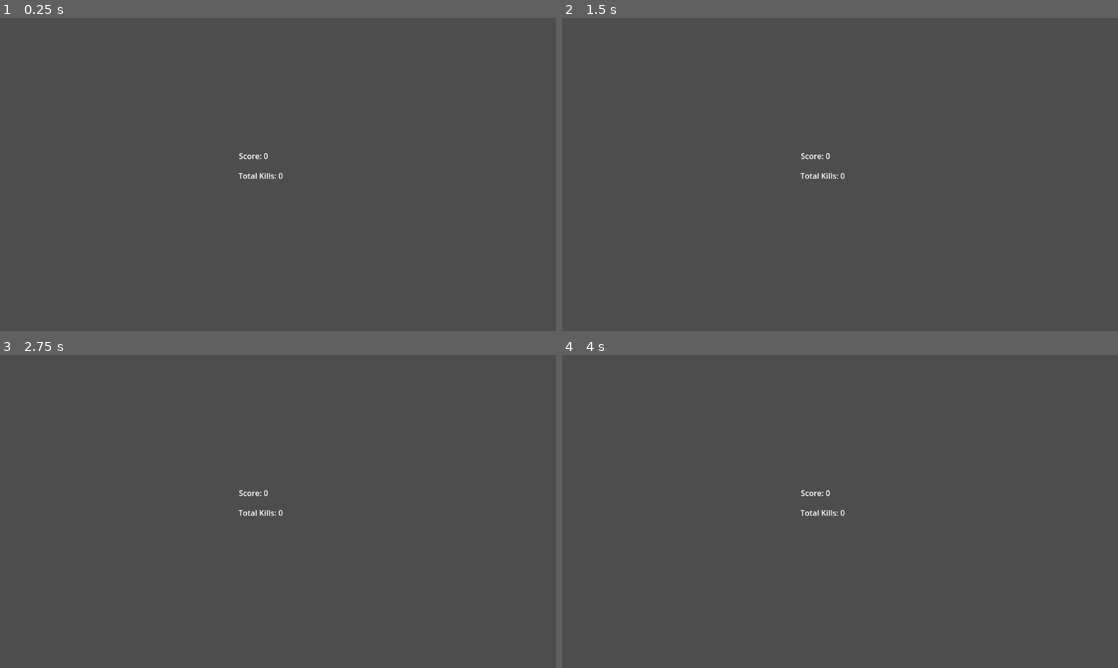
Above: before the commit, frames 1-4 (two rows, left to right).
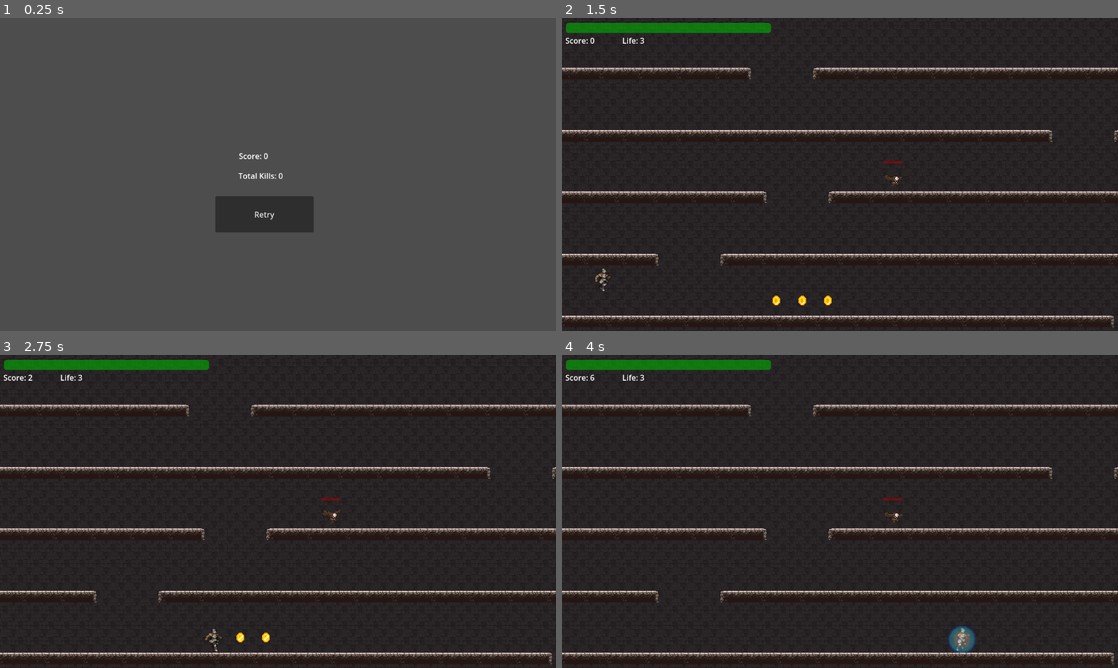
Above: after the commit, the same moments.

Repository: pengpa0012/godot-2d-jump-platformer
Game: Godot game, scene res://scene/end_screen.tscn
Two runs of this game, one before a commit and one after it. Both use one fixed random seed, a clock stepped at 60 frames per second and the inputs below. This scene is started directly instead of the project's main scene.
Inputs (mouse positions are in pixels of both pictures, inside the frame that each line leads up to):
- Up to frame 1 (0.25 s): no input
- Up to frame 2 (1.5 s): click (828, 215) at 0.5 s, where only the run after the commit has a clickable "Retry"; tap Enter (ui_accept) at 1.25 s; hold Right (ui_right) from 1.28 s (still down); tap K (attack) at 1.35 s
- Up to frame 3 (2.75 s): keep holding Right (ui_right); tap Enter (ui_accept) at 1.52, 2.27 s; tap Ctrl (crouch) at 2.1 s
- Up to frame 4 (4 s): release Right (ui_right) at 2.78 s; hold Left (ui_left) 2.78-3.53 s; hold L (roll) 2.78-3.53 s; tap Enter (ui_accept) at 3.5, 3.77 s; hold Right (ui_right) from 3.53 s (still down); tap E (shield) at 3.6 s

The runs differ from the first frame. In frame 1, 2.0% of the frame differs, in the area x 38-57%, y 56-69%; in frame 2, 99%; in frame 3, 99%, in the area x 0-100%, y 0-100%; in frame 4, 98%.

Commit message:
added retry button on endscreen, reset player stats

Diff:
--- a/scene/end_screen.tscn
+++ b/scene/end_screen.tscn
@@ -28,3 +28,12 @@
 offset_right = 599.0
 offset_bottom = 300.0
 text = "YOUR SCORE:"
+
+[node name="Button" type="Button" parent="."]
+offset_left = 446.0
+offset_top = 369.0
+offset_right = 650.0
+offset_bottom = 444.0
+text = "Retry"
+
+[connection signal="pressed" from="Button" to="." method="_on_button_pressed"]
--- a/scene/world.tscn
+++ b/scene/world.tscn
@@ -2602,11 +2602,13 @@
 stream = ExtResource("11_a6k4m")
 volume_db = 5.0
 
-[node name="AnimatedSprite2D3" parent="." instance=ExtResource("13_b77b2")]
-position = Vector2(551, 412)
-
-[node name="AnimatedSprite2D2" parent="." instance=ExtResource("13_b77b2")]
-position = Vector2(498, 412)
-
-[node name="AnimatedSprite2D" parent="." instance=ExtResource("13_b77b2")]
+[node name="Runes" type="Node2D" parent="."]
 position = Vector2(444, 412)
+
+[node name="AnimatedSprite2D3" parent="Runes" instance=ExtResource("13_b77b2")]
+position = Vector2(107, 0)
+
+[node name="AnimatedSprite2D2" parent="Runes" instance=ExtResource("13_b77b2")]
+position = Vector2(54, 0)
+
+[node name="AnimatedSprite2D" parent="Runes" instance=ExtResource("13_b77b2")]
--- a/script/end_screen.gd
+++ b/script/end_screen.gd
@@ -6,3 +6,9 @@
 func _process(delta):
 	$Score.text = "Score: {score}".format({"score": GLOBAL.SCORE})
 	$Kills.text = "Total Kills: {kills}".format({"kills": GLOBAL.ENEMY_KILLED})
+
+
+func _on_button_pressed():
+	GLOBAL.SCORE = 0
+	GLOBAL.LIFE = 3
+	get_tree().change_scene_to_file("res://scene/world.tscn")
--- a/script/enemy.gd
+++ b/script/enemy.gd
@@ -112,9 +112,9 @@
 	if area.name == "Sword":
 		isHurting = true
 		GLOBAL.SCORE += 10
+		healthBar.value = (HEALTH_COUNT - GLOBAL.PLAYER_DAMAGE / HEALTH_COUNT) * 100
 		HEALTH_COUNT -= GLOBAL.PLAYER_DAMAGE
 		print(HEALTH_COUNT)
-		healthBar.value = ((HEALTH_COUNT - GLOBAL.PLAYER_DAMAGE) / HEALTH_COUNT) * 100
 		print("HEALTH BAR", healthBar.value)
 		print("HEALTH COUNT", HEALTH_COUNT)
 		print("DAMAGE PERCENTAGE", GLOBAL.PLAYER_DAMAGE)
--- a/script/start_screen.gd
+++ b/script/start_screen.gd
@@ -1,15 +1,4 @@
 extends Control
-
-
-# Called when the node enters the scene tree for the first time.
-func _ready():
-	pass # Replace with function body.
-
-
-# Called every frame. 'delta' is the elapsed time since the previous frame.
-func _process(delta):
-	pass
-
 
 func _on_button_pressed():
 	get_tree().change_scene_to_file("res://scene/world.tscn")
